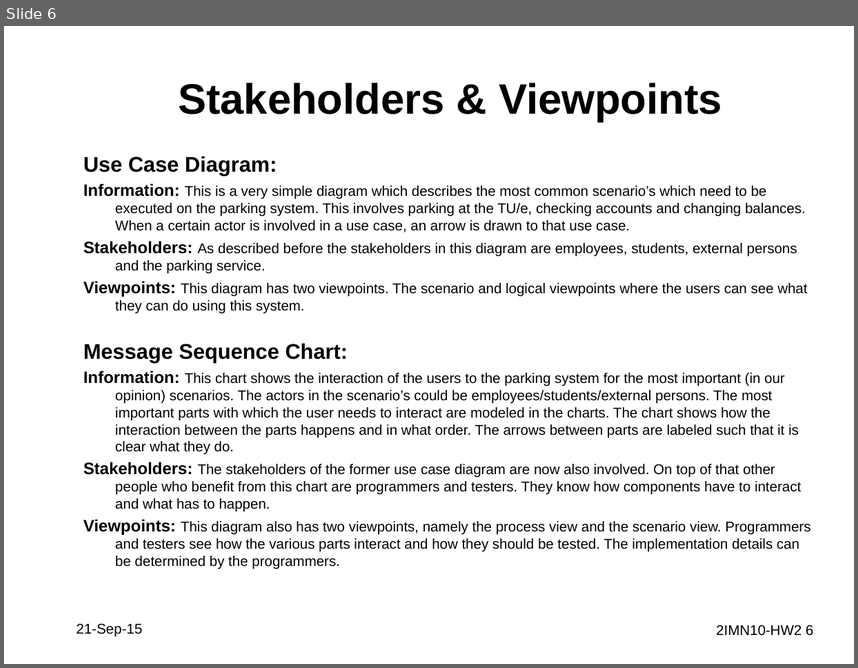
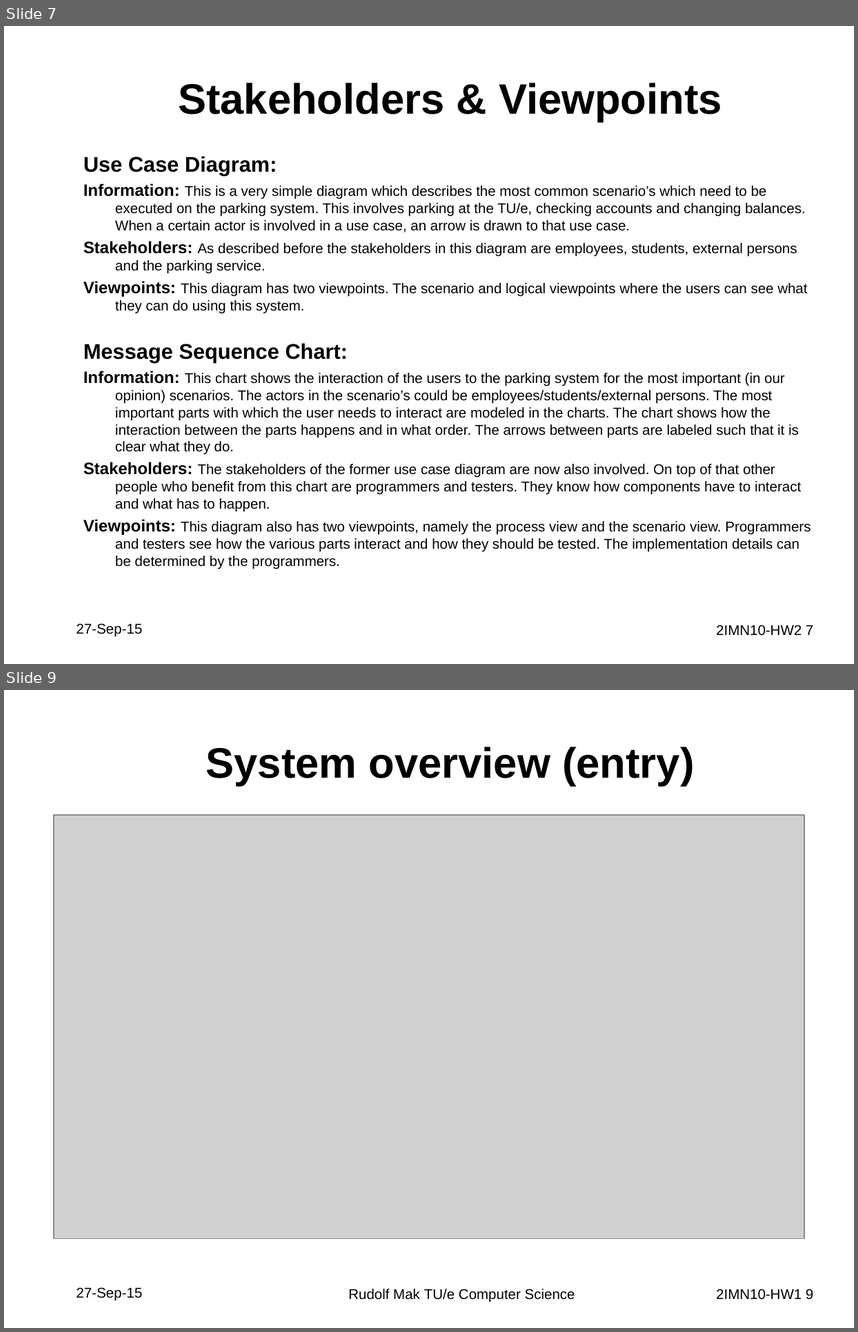
Before and after one commit to JasperSelman/2IMN10-Arhictecture, a slide deck: Assignment2/HomeworkAssignment2_JasperSelman_RamonDeVaan.pptx. Shown one above the other, each under a label of ours: slide 6 before the commit, slides 7 and 9 after it; the slides between them are not shown. The pictures are 858x668 and 858x1332 pixels, drawn with LibreOffice and Linux fonts; fonts in the diff are those of the drawing; grey boxes stand for pictures. Boxes give left, top, right and bottom in pixels: in the first picture for what was removed or moved away, otherwise in the second. Text is boxed around its words. In the diff, an @@ line names an element or a change of style, - is before the commit and + after.

```diff
--- a/Assignment2/HomeworkAssignment2_JasperSelman_RamonDeVaan.pptx
+++ b/Assignment2/HomeworkAssignment2_JasperSelman_RamonDeVaan.pptx
@@ slide 9 added at <box>4,690,854,1328</box>, background #FFFFFF @@
@@ title added at <box>205,747,695,786</box>, 36 pt, text #000000, bold @@
+System overview (entry)
@@ picture added at <box>53,815,804,1239</box> @@
@@ text added at <box>76,1287,143,1301</box>, 12 pt, text #000000 @@
+27-Sep-15
@@ text added at <box>348,1288,575,1302</box>, 12 pt, text #000000 @@
+Rudolf Mak TU/e Computer Science
@@ page number added at <box>716,1288,813,1299</box>, 12 pt, text #000000 @@
+2IMN10-HW1 9
@@ what was slide 6 is now slide 7 @@
@@ slide 7 changed as well @@
@@ text at <box>76,623,143,637</box>: text changed @@
-21-Sep-15
+27-Sep-15
@@ page number at <box>716,624,813,635</box>: text changed @@
-2IMN10-HW2 6
+2IMN10-HW2 7
```
Also in this commit, not shown: 7 other slides changed, 3 other slides added.
